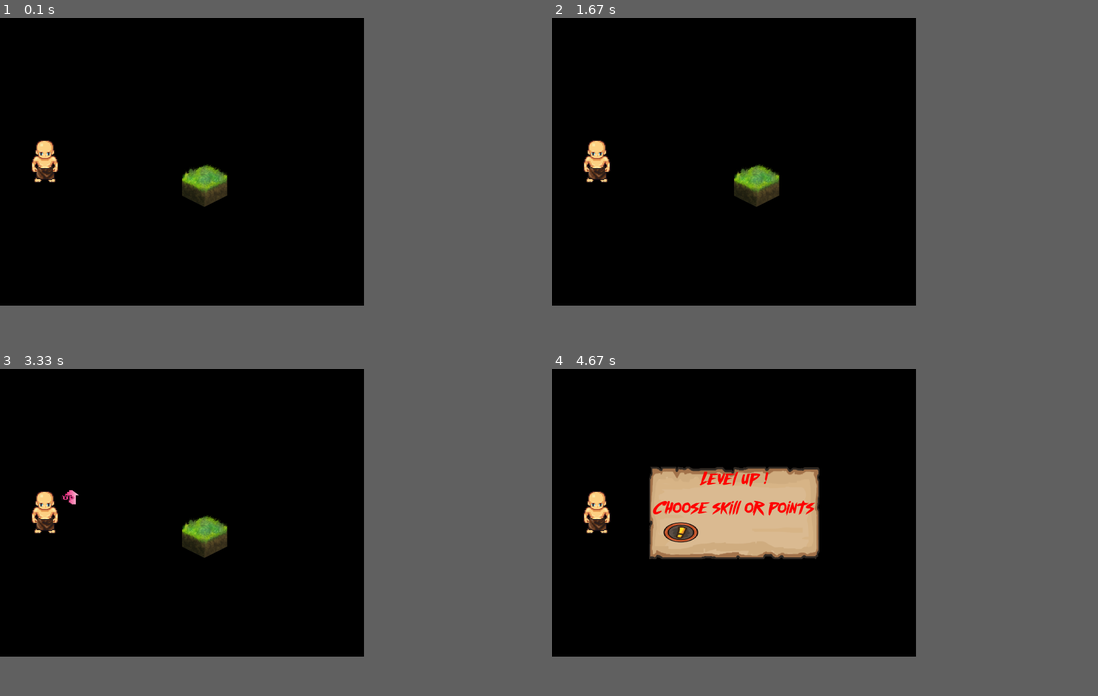
Above: before the commit, frames 1-4 (two rows, left to right).
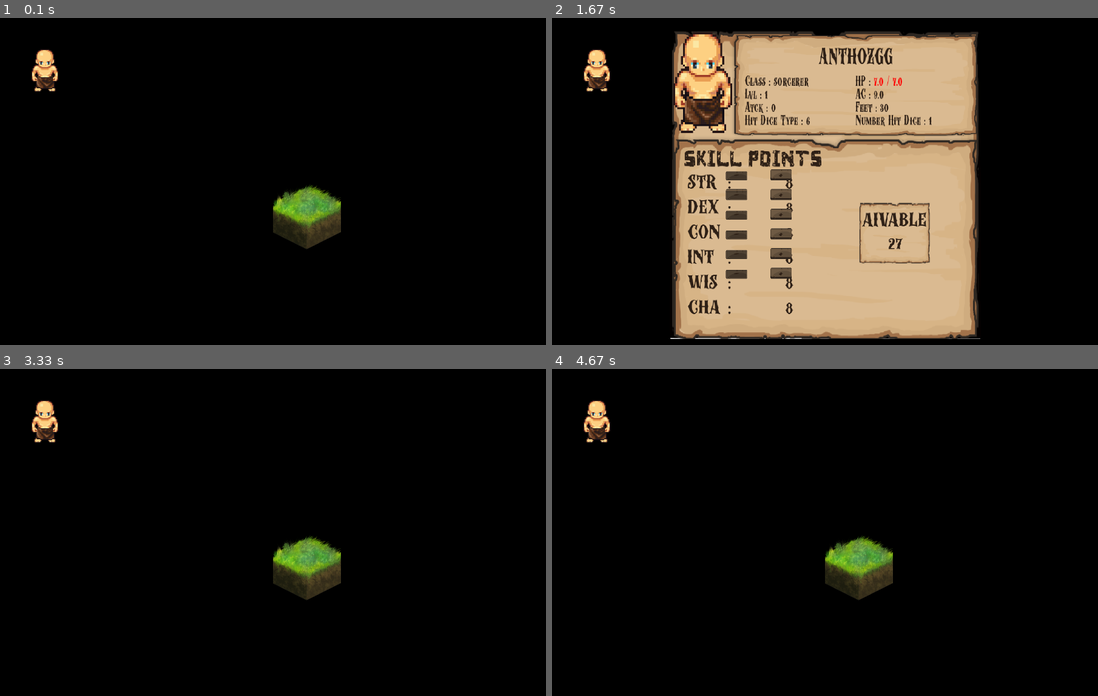
Above: after the commit, the same moments.

Repository: quocdat-le-insacvl/pygeon
Game: pygame game, started from main.py
Two runs of this game, one before a commit and one after it. Both use one fixed random seed, a clock stepped at 60 frames per second and the inputs below.
Inputs (mouse positions are in pixels of both pictures, inside the frame that each line leads up to):
- Up to frame 1 (0.1 s): no input
- Up to frame 2 (1.67 s): press the mouse at (781, 273) at 0.37 s; move the mouse to (863, 178) at 0.47 s; release the mouse at (945, 80) at 0.6 s; press the mouse at (781, 174) at 0.7 s; move the mouse to (710, 119) at 0.8 s; release the mouse at (644, 67) at 0.93 s; press the mouse at (781, 273) at 1.03 s; move the mouse to (781, 233) at 1.13 s; release the mouse at (786, 194) at 1.27 s; click (737, 194) at 1.38 s
- Up to frame 3 (3.33 s): hold Esc 1.67-2.13 s; tap Enter at 2.17 s
- Up to frame 4 (4.67 s): no input
In our replay, the window is 600x475 before the commit and 900x540 after it. These sizes can differ from the game's own. Grey fills any space a smaller window leaves; there, only what the larger window draws over its background counts as a difference.

The runs differ from the first frame. In frame 1, 3.6% of the frame differs, in the area x 5-63%, y 9-71%; in frame 2, 53%, in the area x 5-79%, y 4-99%; in frame 3, 3.7%; in frame 4, 11%.

Commit message:
caracter_sheetV1

Diff:
--- /dev/null
+++ b/fonctions.py
@@ -0,0 +1,93 @@
+import pygame
+from settings import police,color
+from settings.screen import WINDOWS_SIZE,screen
+from settings.load_img import menu_background,img_description
+
+def exit_checkevent(event):
+    if event.type == pygame.QUIT:
+        pygame.quit()
+    if event.type == pygame.KEYDOWN:
+        if event.key == pygame.K_ESCAPE:
+            return False
+    return True
+
+def wgrey(police,msg):
+    return police.render(msg, True, color.LIGHT_GREY)
+def wbrown(police,msg):
+    return police.render(msg, True, color.BROWN)
+def wred(police,msg):
+    return police.render(msg, True, color.RED)
+def wyellow(police,msg):
+    return police.render(msg, True, color.YELLOW)
+
+def board_init(i=0):
+    # create a board and return it, take in arguments the size (tuple) of the board
+    if i==0:
+        return pygame.image.load(r"Addon\Menu\UI board Large  parchment.png")
+    if i==1:
+        return pygame.image.load(r"Addon\Menu\UI board Large stone.png")
+
+
+def board_with_msg(message):
+    #take a message as argument (string) and creat a board wich is returned
+    assert(len(message)<35 and type(message)==str), "message invalid in boarb_with_message"
+    text2=police.Outrun_future.render(message,True,color.RED)
+    board=pygame.transform.scale(pygame.image.load(r"Addon\Menu\UI board Small  parchment.png"),(text2.get_width()+200,text2.get_height()*4))
+    board.blit(text2,(board.get_width()//2-text2.get_width()//2,text2.get_height()+20))
+    return board
+
+def choices(board,choices):
+    assert(type(board)==pygame.Surface), "choices need a surface"
+    assert(len(choices)<=5), "to much choice"
+    assert((type(n)==pygame.Surface for n in choices)), "the choices are an img (surface)"
+    for n in range(len(choices)):
+        choices[n]=pygame.transform.scale(choices[n], (board.get_width()//(len(choices)+1), board.get_height()//3))
+        board.blit(choices[n],(choices[n].get_width()//(len(choices)+1)*(n+1)+choices[n].get_width()*n,board.get_height()-choices[n].get_height()-30))
+    return board
+
+def screenSave():
+    #save the current screen on a surface wich is returned
+    screensave=pygame.Surface(WINDOWS_SIZE)
+    screensave.blit(screen,(0,0))
+    return screensave
+def surfacesave(surface):
+    #save the current screen on a surface wich is returned
+    screensave=pygame.Surface((surface.get_width(),surface.get_height()))
+    screensave.blit(surface,(0,0))
+    return screensave
+
+    """
+        screen.blit(board,(WINDOWS_SIZE[0]//2-board.get_width()//2,WINDOWS_SIZE[1]//2-board.get_height()//2))
+        pygame.display.flip()
+        running=True
+        while running:
+            for events in pygame.event.get():
+                if all([events.type==pygame.MOUSEBUTTONUP,excl_rect.collidepoint((pygame.mouse.get_pos()[0]-WINDOWS_SIZE[0]//2+board.get_width()//2,pygame.mouse.get_pos()[1]-WINDOWS_SIZE[1]//2+board.get_height()//2))]):
+                    screen.blit(screen_S,(0,0))
+                    pygame.display.flip()
+                    running=False
+                elif events.type==pygame.QUIT:
+                    pygame.quit()
+                    running=False
+"""
+
+
+title=pygame.font.Font(r'Addon\Police\ColderWeather-Regular.ttf', board_init().get_height()//10)
+title2=pygame.font.Font(r'Addon\Police\21 Glyphs.ttf', board_init().get_height()//10)
+subtitle=pygame.font.Font(r'Addon\Police\ColderWeather-Regular.ttf', board_init().get_height()//20)
+sub2=pygame.font.Font(r'Addon\Police\21 Glyphs.ttf', board_init().get_height()//20)
+text=pygame.font.Font(r'Addon\Police\ColderWeather-Regular.ttf', board_init().get_height()//30)
+astxt=pygame.font.Font(r'Addon\Police\Outrun-future.otf', 20)
+astxt.set_bold(1)
+
+
+
+# board=board_with_msg("bonjour")
+# im=pygame.image.load(r"Addon\end_game.png")
+# im2=pygame.image.load(r"Addon\case.png")
+# board=choices(board,[im,im2])
+# screen.blit(board,(100,100))
+# running=True
+# while running:
+#     pygame.display.flip()
+#     exit_checkevent()
--- a/interface.py
+++ b/interface.py
@@ -15,7 +15,7 @@
         self.case=0
         self.listCase=[]
         self.ini_state=0
-        self.perso=Sorcerer()
+        self.perso=Sorcerer(STR=10)
         # self.background = pygame.image.load('assets/grass.jpg')
 
 
--- a/main.py
+++ b/main.py
@@ -7,13 +7,17 @@
 interface.generer()
 interface.basic_affichage()
 while running:
-    interface.perso.xp+=10
+    interface.perso.xp+=1
     interface.perso.levelupchange()
     n=pygame.time.get_ticks()
     pygame.display.flip()
     for event in pygame.event.get():
         if event.type==pygame.MOUSEBUTTONUP:
-            interface.affichage()
+            interface.perso.caracter_sheet()
+        if event.type == pygame.KEYDOWN:
+            if event.key==pygame.K_ESCAPE:
+                running=False
+                pygame.quit()
         if event.type==pygame.QUIT:
             running=False
             pygame.quit()
--- a/personnage.py
+++ b/personnage.py
@@ -1,10 +1,15 @@
 from competences import Competence
 from basic_actions import Actions
-from feats import Feat
 from settings.screen import screen,WINDOWS_SIZE
-from settings import police,color
+from fonctions import subtitle,subtitle,text
+from settings import color
 from entity import Entity
+from fonctions import *
 import pygame
+
+button_ini1=pygame.image.load(r"Addon\Menu\TextBTN_Medium.png")
+buttonp_ini=pygame.image.load(r"Addon\Menu\TextBTN_Medium_Pressed.png")
+
 class Object():
     def __init__(self,name,value=None):
         self.name = name
@@ -13,7 +18,7 @@
 
 class Perso(Entity):
     def __init__(self,STR=8,DEX=8,CON=8,INT=8,WIS=8,CHA=8,hp=10,hp_max=10,inventaire=10,name=None,classe=None,level=0,xp=0,hit_dice=0):
-        super().__init__(100,400,pygame.transform.scale(pygame.image.load(r"Image\perso.png"),(96,147)),"perso","perso")
+        super().__init__(100,100,pygame.transform.scale(pygame.image.load(r"Image\perso.png"),(96,147)),name,"perso")
         ### Stats ###
         self.classe = classe
         self.level = level
@@ -22,12 +27,14 @@
         self.hp_max = hp_max
         self.proficiency=2
         self.attack=0
+        self.feet=30
         self.STR = STR
         self.DEX = DEX
         self.CON = CON
         self.INT = INT
         self.WIS = WIS
         self.CHA = CHA
+        self.armor_class=self.calcul_armor()
         self.stats=[self.STR,self.DEX,self.CON,self.INT,self.WIS,self.CHA]
         self.av_points=27
         self.pos_xp = xp
@@ -54,7 +61,7 @@
         #manage the level up of the caracter
         #lvl max=5, change position of float("inf") to change the max lvl
 
-        lvl_XP = (400,600,800,1200,1600,float("inf"),2400,3200,4800,6400,9600,12800,19200,25600,38400,51200,76800,102400,153600,204800)
+        lvl_XP = (400,600,800,1200,float("inf"),1600,2400,3200,4800,6400,9600,12800,19200,25600,38400,51200,76800,102400,153600,204800)
         if self.level==0:
             print("selectionner vos premiers attributs")
             self.level=1
@@ -64,17 +71,15 @@
             self.hp=self.hp_max
         elif self.xp>=lvl_XP[self.level-1]:
             self.level+=1
-            self.__affichage_lvlup()
+            self.affichage_lvlup()
             self.av_points+=2+self.ability_score(4)
             ######Global bonus for the level 2######
-            if self.level==2:
-                self.attack+=1
+            if self.level==2: self.competence.competence3()
             elif self.level==3: self.competence.competence3()
             ######Global bonus for the level 4######
             elif self.level==4:
                 self.competence.competence4()
                 #choice
-                self.__choice()
             elif self.level==5: self.competence.competence5()
             #fin des competence initialisation des statistiques de base
             self.nb_hit_dice=self.level
@@ -82,7 +87,7 @@
             self.hp_max+=(self.level-1)*(self.hit_dice/2+self.ability_score(3))
             self.hp=self.hp_max
 
-    def __affichage_lvlup(self):
+    def affichage_lvlup(self):
         #manage the display of the lvl up (private)
         temp=pygame.Surface(WINDOWS_SIZE)
         temp.blit(screen,(0,0))
@@ -142,30 +147,187 @@
         if self.skills[select[comp]]:
             return ability_score(self.skills[select[comp]])+self.proficiency
 
-    def __choice(self):
-        screen_S=self.__screenSave()
-        text=police.Outrun_future.render("Level up !",True,color.RED)
-        text2=police.Outrun_future.render("Choose skill or points",True,color.RED)
-        board=pygame.transform.scale(pygame.image.load(r"Addon\Menu\UI board Small  parchment.png"),(text2.get_width()+50,text.get_height()*4))
-        excl=pygame.transform.scale(pygame.image.load(r"Addon\Menu\Exclamation_Red.png"),(board.get_width()//5,board.get_height()//5))
-        board.blit(text,(board.get_width()//2-text.get_width()//2,10))
-        board.blit(text2,(board.get_width()//2-text2.get_width()//2,text.get_height()+20))
-        excl_rect=board.blit(excl,(board.get_width()//2-excl.get_width()*2,text.get_height()*2+30))
-        screen.blit(board,(WINDOWS_SIZE[0]//2-board.get_width()//2,WINDOWS_SIZE[1]//2-board.get_height()//2))
-        pygame.display.flip()
+    def calcul_armor(self, type_of_calcul=0):
+        # refresh the value of the class armor, must add calcul with
+        assert(type_of_calcul==1 or type_of_calcul==0), "must add a valide type of calcul : 1 without armor"
+        return self.ability_score(2)+10
+        if(type_of_calcul==1):
+            return self.ability_score(2)+10
+
+    ######## All the following fonctions will be for the caractersheet ############
+
+    def caracter_sheet(self):
+        assert(self.name!=None and self.classe!=None), "perso not initialised"
+        screenS=screenSave()
         running=True
+        board=board_init()
+        perso=pygame.transform.scale(self.img,(board.get_width()//5,board.get_height()//3))
+        # if self.classe=="sorcerer":
+        #     perso.set_colorkey(color.BLACK)
+        board2=pygame.transform.scale(board, (int(board.get_width()//1.25-5),board.get_height()//3))
+        board.blit(perso,(10,10))
+        t=wbrown(title,self.name)
+        board2.blit(t,(board2.get_width()//2-t.get_width()//2,0))
+        s=wbrown(subtitle,"Class : " + self.classe)
+        board2.blit(s,(40,t.get_height()))
+        s=wbrown(subtitle,"HP : ")
+        board2.blit(s,(board2.get_width()//2,t.get_height()))
+        s2=wred(subtitle,str(self.hp) + " / "  + str(self.hp_max))
+        board2.blit(s2,(board2.get_width()//2+s.get_width(),t.get_height()))
+        s=wbrown(subtitle,"Lvl : " + str(self.level))
+        board2.blit(s,(40,t.get_height()*(1.5)-10))
+        s=wbrown(subtitle,"AC : " + str(self.armor_class))
+        board2.blit(s,(board2.get_width()//2,t.get_height()*(1.5)-10))
+        s=wbrown(subtitle,"Atck : " + str(self.attack))
+        board2.blit(s,(40,t.get_height()*(2)-20))
+        s=wbrown(subtitle,"Feet : " + str(self.feet))
+        board2.blit(s,(board2.get_width()//2,t.get_height()*(2)-20))
+        s=wbrown(subtitle,"Hit Dice Type : " + str(self.hit_dice))
+        board2.blit(s,(40,t.get_height()*(2.5)-30))
+        s=wbrown(subtitle,"Number Hit Dice : " + str(self.nb_hit_dice))
+        board2.blit(s,(board2.get_width()//2,t.get_height()*(2.5)-30))
+        board.blit(board2,(perso.get_width(),15))
+        boardn=surfacesave(board)
+        av=self.av_points
+        board=self.boardSkill(board,av)
+        board=pygame.transform.scale(board, (screen.get_height()-40, screen.get_height()-40))
+        screen.blit(board,(screen.get_width()//2-board.get_width()//2,20))
+        buttonList=self.buttons_select(av)
         while running:
-            for events in pygame.event.get():
-                if all([events.type==pygame.MOUSEBUTTONUP,excl_rect.collidepoint((pygame.mouse.get_pos()[0]-WINDOWS_SIZE[0]//2+board.get_width()//2,pygame.mouse.get_pos()[1]-WINDOWS_SIZE[1]//2+board.get_height()//2))]):
-                    screen.blit(screen_S,(0,0))
-                    pygame.display.flip()
-                    running=False
-                elif events.type==pygame.QUIT:
-                    pygame.quit()
-                    running=False
-
-
-    def __screenSave(self):
-        screensave=pygame.Surface(WINDOWS_SIZE)
-        screensave.blit(screen,(0,0))
-        return screensave
+            indice=-1
+            indice= self.collides(pygame.mouse.get_pos(),buttonList)
+            pygame.display.flip()
+            for event in pygame.event.get():
+                running=exit_checkevent(event)
+                if all([event.type==pygame.MOUSEBUTTONDOWN, indice!=-1, av!=0]) :
+                    self.buttons_select(av,indice)
+                    running1=True
+                    while running1:
+                        pygame.display.flip()
+                        indice= self.collides(pygame.mouse.get_pos(),buttonList)
+                        for event2 in pygame.event.get():
+                            if all([event2.type!=pygame.MOUSEBUTTONUP, indice!=-1, av!=0])!=True:
+                                if all([indice!=-1, av!=0]):
+                                    if indice%2==0:
+                                        self.stats[indice//2]+=1
+                                        av-=1
+                                    elif indice%2==1:
+                                        if self.stats[indice//2]>8:
+                                            self.stats[indice//2]-=1
+                                            av+=1
+                                self.buttons_select(av)
+                                running1=False
+            if running==False:
+                screen.blit(screenS,(0,0))
+                pygame.display.flip()
+
+
+    def boardSkill(self,board1,av):
+        board=board_init()
+        board.set_colorkey(color.BLACK)
+        t=wbrown(title2,"SKILL POINTS")
+        board.blit(t,(40,40))
+        n=wbrown(title, "AIVABLE")
+        board2=pygame.transform.scale(board_init(), (n.get_width()+20, n.get_height()+100))
+        board.blit(board2,(140+t.get_width(),board.get_height()//2-100))
+        a=wbrown(title,str(av))
+        board.blit(n, (150+t.get_width(),board.get_height()//2-90))
+        board.blit(a, (223+t.get_width(),board.get_height()//2-30))
+        s=wbrown(title, "STR")
+        board.blit(s,(50,s.get_height()+20))
+        s2=wbrown(title, ":        "+str(self.stats[0]))
+        board.blit(s2,(s.get_width()+80,s.get_height()+20))
+        s3=wbrown(title, "DEX")
+        board.blit(s3,(50,s.get_height()*2+20))
+        s2=wbrown(title, ":        "+str(self.stats[1]))
+        board.blit(s2,(s.get_width()+80,s.get_height()*2+20))
+        s3=wbrown(title, "CON")
+        board.blit(s3,(50,s.get_height()*3+20))
+        s2=wbrown(title, ":        "+str(self.stats[2]))
+        board.blit(s2,(s.get_width()+80,s.get_height()*3+20))
+        s3=wbrown(title, "INT")
+        board.blit(s3,(50,s.get_height()*4+20))
+        s2=wbrown(title, ":        "+str(self.stats[3]))
+        board.blit(s2,(s.get_width()+80,s.get_height()*4+20))
+        s3=wbrown(title, "WIS")
+        board.blit(s3,(50,s.get_height()*5+20))
+        s2=wbrown(title, ":        "+str(self.stats[4]))
+        board.blit(s2,(s.get_width()+80,s.get_height()*5+20))
+        s3=wbrown(title, "CHA")
+        board.blit(s3,(50,s.get_height()*6+20))
+        s2=wbrown(title, ":        "+str(self.stats[5]))
+        board.blit(s2,(s.get_width()+80,s.get_height()*6+20))
+        board=pygame.transform.scale(board, (board1.get_width()-10,int(board.get_height()//1.5)))
+        board1.blit(board,(5,10+board1.get_height()//3))
+        return board1
+
+    def buttons_select(self,av,selected=-1):
+        buttonList=[]
+        if av==0:
+            buttonAdd=buttonp_ini.copy()
+            add=wbrown(astxt,"+")
+            buttonAdd=pygame.transform.scale(buttonAdd, (70, add.get_height()))
+            buttonSub=pygame.transform.scale(buttonAdd, (70, add.get_height()))
+            buttonAdd.blit(add,(buttonAdd.get_width()//2-add.get_width()//2,buttonAdd.get_height()//2-add.get_height()/2))
+            sub=wbrown(astxt,"-")
+            buttonSub.blit(sub,(buttonSub.get_width()//2-sub.get_width()//2,buttonSub.get_height()//2-sub.get_height()/2))
+            buttonList=[]
+            for n in range(6):
+                screen.blit(buttonAdd,(WINDOWS_SIZE[0]//2-WINDOWS_SIZE[0]//10,WINDOWS_SIZE[1]//16.5*(n+1)+20+screen.get_height()//2.6))
+                screen.blit(buttonSub,(WINDOWS_SIZE[0]//2-WINDOWS_SIZE[0]//5.5,WINDOWS_SIZE[1]//16.5*(n+1)+20+screen.get_height()//2.6))
+        if av!=0:
+            buttonpa=buttonp_ini.copy()
+            add=wbrown(astxt,"+")
+            buttonpa=pygame.transform.scale(buttonpa, (70, add.get_height()))
+            buttonps=pygame.transform.scale(buttonpa, (70, add.get_height()))
+            buttonpa.blit(add,(buttonpa.get_width()//2-add.get_width()//2,buttonpa.get_height()//2-add.get_height()/2))
+            sub=wbrown(astxt,"-")
+            buttonps.blit(sub,(buttonps.get_width()//2-sub.get_width()//2,buttonps.get_height()//2-sub.get_height()/2))
+            buttonAdd=button_ini1.copy()
+            buttonAdd=pygame.transform.scale(buttonAdd, (70, add.get_height()))
+            buttonSub=pygame.transform.scale(buttonAdd, (70, add.get_height()))
+            buttonAdd.blit(add,(buttonAdd.get_width()//2-add.get_width()//2,buttonAdd.get_height()//2-add.get_height()/2))
+            buttonSub.blit(sub,(buttonSub.get_width()//2-sub.get_width()//2,buttonSub.get_height()//2-sub.get_height()/2))
+            for n in range(6):
+                if n*2==selected:
+                    buttonList.append(screen.blit(buttonpa,(WINDOWS_SIZE[0]//2-WINDOWS_SIZE[0]//10,WINDOWS_SIZE[1]//16.5*(n+1)+20+screen.get_height()//2.6)))
+                else:
+                    buttonList.append(screen.blit(buttonAdd,(WINDOWS_SIZE[0]//2-WINDOWS_SIZE[0]//10,WINDOWS_SIZE[1]//16.5*(n+1)+20+screen.get_height()//2.6)))
+                if ((n+1)*2-1)==selected:
+                    buttonList.append(screen.blit(buttonps,(WINDOWS_SIZE[0]//2-WINDOWS_SIZE[0]//5.5,WINDOWS_SIZE[1]//16.5*(n+1)+20+screen.get_height()//2.6)))
+                elif self.stats[n]>8:
+                    buttonList.append(screen.blit(buttonSub,(WINDOWS_SIZE[0]//2-WINDOWS_SIZE[0]//5.5,WINDOWS_SIZE[1]//16.5*(n+1)+20+screen.get_height()//2.6)))
+                elif self.stats[n]<=8:
+                    buttonList.append(screen.blit(buttonps,(WINDOWS_SIZE[0]//2-WINDOWS_SIZE[0]//5.5,WINDOWS_SIZE[1]//16.5*(n+1)+20+screen.get_height()//2.6)))
+        return buttonList
+
+    def confirm(self,board, const_att, chang, change=False):
+        #permet de creer un bouton de confirmation pour un attribut de classe, puis peut changer cette attribut
+        button=button_ini1.copy()
+        buttonp=buttonp_ini.copy()
+        t=wbrown(title,"CONFIRM")
+        button=pygame.transform.scale(button, (t.get_width()+20, t.get_height()))
+        buttonp=pygame.transform.scale(buttonp, (t.get_width()+20, t.get_height()))
+        button.blit
+        if chang!=const_att:
+            rect=board.blit()
+            if change:
+                const_att=chang
+
+
+    def repair_coord(self,pos,rect):
+        x,y=pos
+        x=x-rect.x
+        y=y-rect.y
+        return x,y
+
+    def coord(self,pos,surface):
+        x=pos[0]*surface.get_width()/screen.get_width()
+        y=pos[1]*surface.get_height()/screen.get_height()
+        return x,y
+
+    def collides(self,pos,listrect):
+        for n in range(len(listrect)):
+            if listrect[n].collidepoint(pos):
+                return n
+        return -1
--- a/settings/color.py
+++ b/settings/color.py
@@ -4,3 +4,6 @@
 LIGHT_GREY = (153,144,136)
 BLACK = (0,0,0)
 BURGUNDY = (30,0,0)
+BROWN =(46,	32,	22)
+BROWNL=( 71, 39, 11)
+YELLOW=(204,164,61)
--- a/settings/screen.py
+++ b/settings/screen.py
@@ -1,8 +1,8 @@
 import pygame
 import os
-os.environ['SDL_VIDEO_WINDOW_POS'] = "%d,%d" % (20,20)
-LONGUEUR = 1200
-LARGEUR = 950
+os.environ['SDL_VIDEO_WINDOW_POS'] = "%d,%d" % (0,20)
+LONGUEUR = 1800
+LARGEUR = 1080
 WINDOWS_SIZE = (LONGUEUR,LARGEUR)
 screen = pygame.display.set_mode((LONGUEUR, LARGEUR),pygame.RESIZABLE,32)
 user_size = (pygame.display.Info().current_w,pygame.display.Info().current_h)
--- a/sorcerer.py
+++ b/sorcerer.py
@@ -1,12 +1,20 @@
 import pygame
 from personnage import Perso
 from settings import screen
+from math import trunc
+from fonctions import exit_checkevent,board_with_msg
+from settings import color
 class Sorcerer(Perso):
     #proficient with all simple weapons but cannot wear armor
-    def __init__(self):
-        super().__init__(self,classe="sorcerer",hit_dice=6)
+    def __init__(self,STR=8,DEX=8,CON=8,INT=8,WIS=8,CHA=8,hp=10,hp_max=10,inventaire=10,name=None,classe=None,level=0,xp=0):
+        super().__init__(classe="sorcerer",hit_dice=6)
+        self.name="anthozgg"
         self.attack=0
         self.sPoints=0
+        self.spells_slots=[]
+        # self.img=pygame.image.load(r"Image\wizard.png")
+        # self.img.set_colorkey(color.BLACK)
+
 
 
 
@@ -16,8 +24,28 @@
     #################Sorts#################
     #Level1:
 
-    def magic_missile(self,lvl_s):
-        for i in lvl_s:
-            deg=self.action.dice(4)+1
+    def magic_missile(self):
+        running=True
+        while running:
+            board=board_with_msg("choose a lvl to cast your spell")
+
+            running=exit_checkevent()
+            for i in lvl_s:
+                deg=self.action.dice(4)+1
 
         #sort lvl1, envoie un missile supplémentaire par level (level du sort!)
+
+    def levelupchange(self):
+        super().levelupchange()
+        if self.level==1:
+            self.spells_slots.append(2)
+        elif self.level==2:
+            self.spells_slots[0]=3
+        elif self.level==3:
+            self.spells_slots[0]=4
+            self.spells_slots.append(2)
+        elif self.level==4:
+            self.spells_slots[1]=3
+        if self.level>=2:
+            self.sPoints=self.level
+            self.attack=trunc(self.level/2)
Binary file added: Addon/Police/21 Glyphs.ttf
Binary file added: Addon/Police/C.A. Gatintas.ttf
Binary file added: Image/wizard.png
